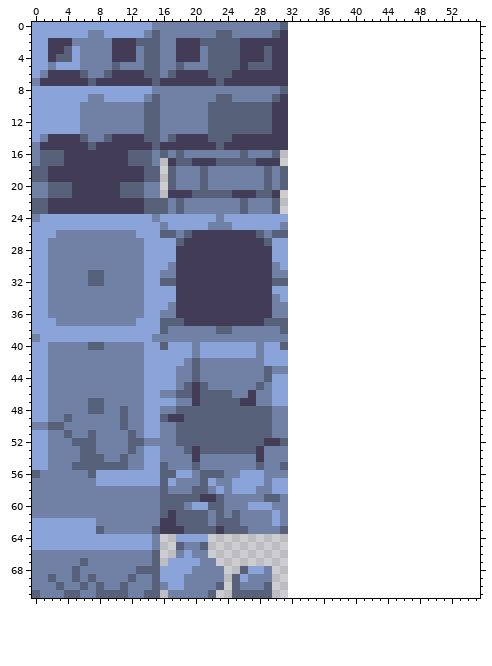
A pixel-art file gets an edit: tileset-blue.aseprite. Above: the version before the commit.
32x72 pixels, 1 frame. The old version is drawn lined up with the new one, on the new canvas.
New version:
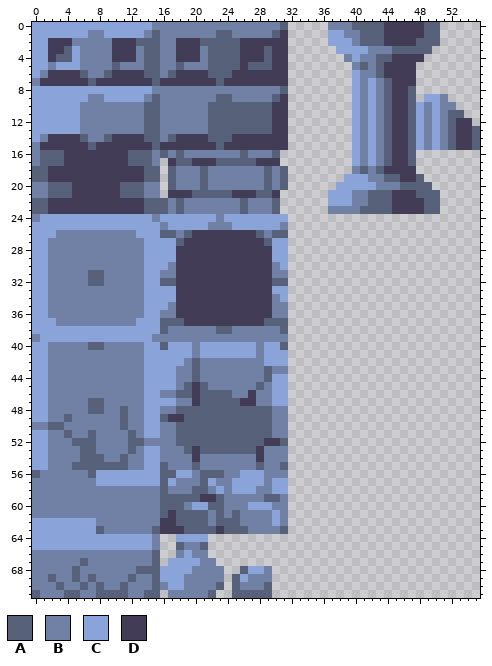
Palette (. is transparent): A #57627a  B #7181a5  C #8aa3d8  D #423c56
Difference:
canvas 32x72 -> 56x72
@@ x 35..55 @@
- 0 .....................
- 1 .....................
- 2 .....................
- 3 .....................
- 4 .....................
- 5 .....................
- 6 .....................
- 7 .....................
- 8 .....................
- 9 .....................
-10 .....................
-11 .....................
-12 .....................
-13 .....................
-14 .....................
-15 .....................
-16 .....................
-17 .....................
-18 .....................
-19 .....................
-20 .....................
-21 .....................
-22 .....................
-23 .....................
+ 0 ..BBBAAAADDDDDAA.....
+ 1 ..CCBBAAADDDDDAA.....
+ 2 ..CCCBAAADDDDAAA.....
+ 3 ...CCCCBBBAAAAA......
+ 4 ....BCBBAADDDD.......
+ 5 .....BABADDDD........
+ 6 .....CBBADDDD........
+ 7 .....CBCBADDD........
+ 8 .....CBCBADDA........
+ 9 .....CBCBADDA.CCB....
+10 .....CBCBADDACBCBB...
+11 .....CBCBADDACBCBAA..
+12 .....CBCBADDACBCBADD.
+13 .....CBCBADDACBCBADDA
+14 .....CBCBADDACBCBADDA
+15 .....CBCBADDACBCBADDA
+16 .....CBCBADDA........
+17 .....CBCBADDA........
+18 .....BABADDDD........
+19 ....CCCBBAADDA.......
+20 ...CCCCCBBBAAAA......
+21 ..CCCBBAAADDDAAA.....
+22 ..CCCBBAAADDDDAA.....
+23 ..BBBBAAAADDDDAA.....
 24 .....................
